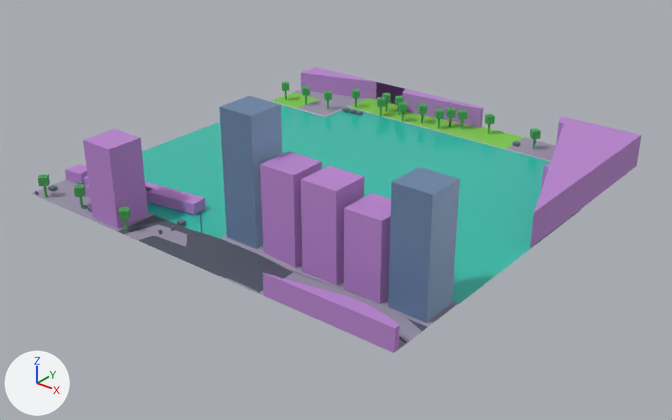
The glTF model public/maps/melbourne/chunks/5_-15.glb as it was, and as the next commit left it.
Both versions are drawn from a 50 mm camera at (800.8, 1559.2, 105.8) aimed at (659.0, 1736.5, -4.1). The axes (+X, +Y, +Z) are drawn at lower left. The lights are the same throughout. The first picture is the older version. Where no turn or scale is listed for an object, it has been applied to the vertices. Vertices at exactly the same position are counted once.

The first picture shows 'compiled-chunk'.
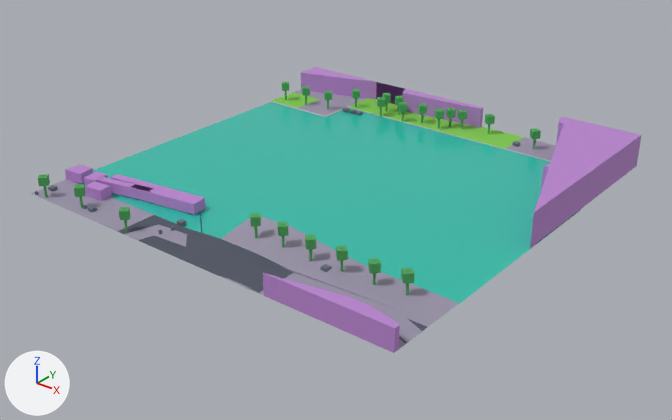
Where the newer file only moved an object's origin or applied its transform, the numbers keep the older frame.

Location of each change, [x1, y1, x2, y2] in pixels of the pictures (672 x 420 px; the box of a moved part takes in the faces that stretch with it):
part 1 of me_mesh_0, moved or reshaped (not visible before): after [277, 222, 288, 236]
part 2 of me_mesh_0, moved or reshaped (not visible before): after [250, 213, 261, 227]
part 3 of me_mesh_0, deleted: before [83, 96, 460, 323]
part 4 of me_mesh_0, moved or reshaped (mostly hidden before): before [221, 233, 344, 288]; after [221, 217, 368, 289]

Diff of the bpy script that builds the scene:
```diff
--- a/public/maps/melbourne/chunks/5_-15.glb.py
+++ b/public/maps/melbourne/chunks/5_-15.glb.py
@@ me_mesh_0 @@
 # used by ob_compiled_chunk; location = (654.0, 1745.8, 17.4)
 # verts and faces of me_mesh_0; kept vertices keep their numbers, new ones are numbered from 950
 # before: 60 (0.0, -35.8, -12.7), 61 (12.0, -35.8, -12.6), 62 (24.0, -35.8, -15.5)
-me_mesh_0.from_pydata(...)  # 950 vertices, 1374 faces; spans x -60.0..60.0, y -60.2..60.2, z -17.4..17.4
+me_mesh_0.from_pydata(...)  # 902 vertices, 1302 faces; spans x -60.0..60.0, y -60.2..60.2, z -17.4..-7.6
+# me_mesh_0 part 1: the loose piece of 8 vertices spanning x 13.9..17.3, y -44.2..-40.8, z -11.5..-9.1 is moved by (0.0, 0.0, -0.3)
+# me_mesh_0 part 2: the loose piece of 8 vertices spanning x 5.8..9.2, y -44.9..-41.5, z -11.2..-8.8 is moved by (0.0, 0.0, -0.5)
+# me_mesh_0 part 3: 6 loose pieces with 48 vertices, spanning x -34.9..58.9, y -58.7..-36.9, z -17.1..17.4, are deleted
+# me_mesh_0 part 4
+verts[60] = (0.0, -35.8, -14.2)  # moved
+verts[61] = (12.0, -35.8, -13.7)  # moved, pixel (290, 226)
+verts[62] = (24.0, -35.8, -15.4)  # moved, pixel (328, 246)
+# other edits to the shape of me_mesh_0 do not show in these pictures
 me_mesh_0.materials.append(mat_asphalt)
@@ me_mesh_0 @@
 me_mesh_0.materials.append(mat_commercial)
-me_mesh_0.materials.append(mat_skyscraper)  # blue #718caf
 me_mesh_0.materials.append(mat_vegetation)
```
